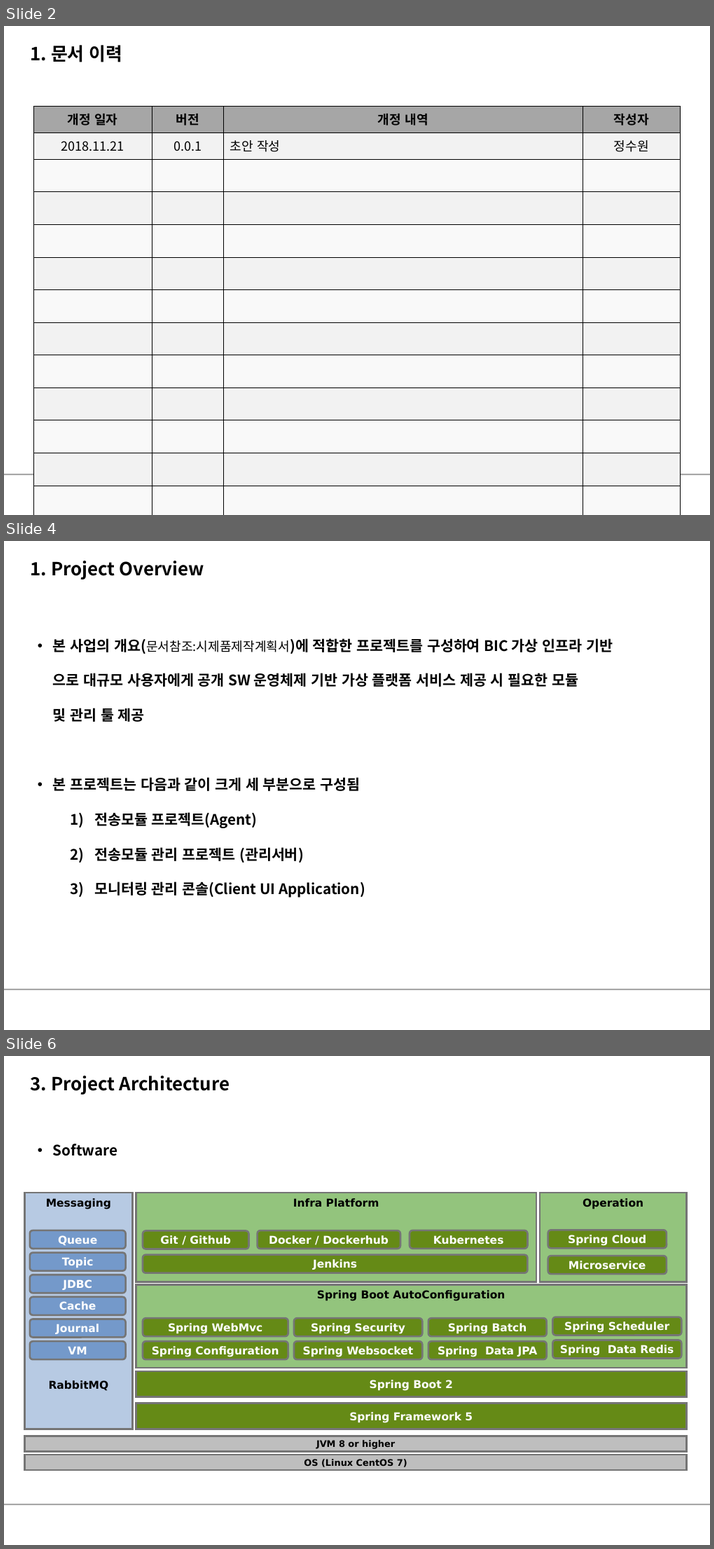
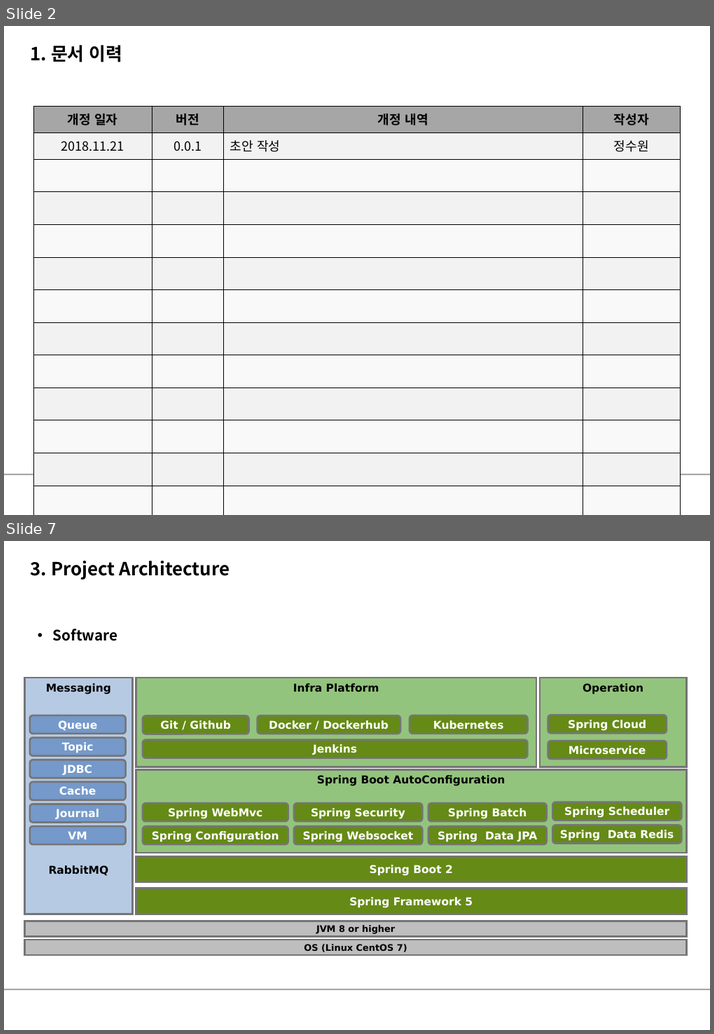
Before and after one commit to onjsdnjs/spring-boot-thymeleaf, a slide deck: am-project.ppt. Shown one above the other, each under a label of ours: slides 2, 4 and 6 before the commit, slides 2 and 7 after it; the slides between them are not shown. The pictures are 714x1549 and 714x1034 pixels, drawn with LibreOffice and Linux fonts; fonts in the diff are those of the drawing; background and template pictures are left out. Boxes give left, top, right and bottom in pixels: in the first picture for what was removed or moved away, otherwise in the second. Text is boxed around its words. In the diff, an @@ line names an element or a change of style, - is before the commit and + after.

```diff
--- a/am-project.ppt
+++ b/am-project.ppt
@@ slide 4 removed at (x1=4, y1=541, x2=710, y2=1030), background #FFFFFF; not listed: 1 template element that a slide beside it also shows @@
@@ text removed at (x1=31, y1=561, x2=204, y2=579) @@
-1. Project Overview
@@ text removed at (x1=53, y1=638, x2=612, y2=897) @@
-• 본 사업의 개요(문서참조:시제품제작계획서)에 적합한 프로젝트를 구성하여 BIC 가상 인프라 기반
-  으로 대규모 사용자에게 공개 SW 운영체제 기반 가상 플랫폼 서비스 제공 시 필요한 모듈
-  및 관리 툴 제공
-• 본 프로젝트는 다음과 같이 크게 세 부분으로 구성됨
-  1) 전송모듈 프로젝트(Agent)
-  2) 전송모듈 관리 프로젝트 (관리서버)
-  3) 모니터링 관리 콘솔(Client UI Application)
@@ what was slide 6 is now slide 7 @@
```
Also in this commit, not shown: 5 slides changed, 3 slides added, 1 other slide removed.
